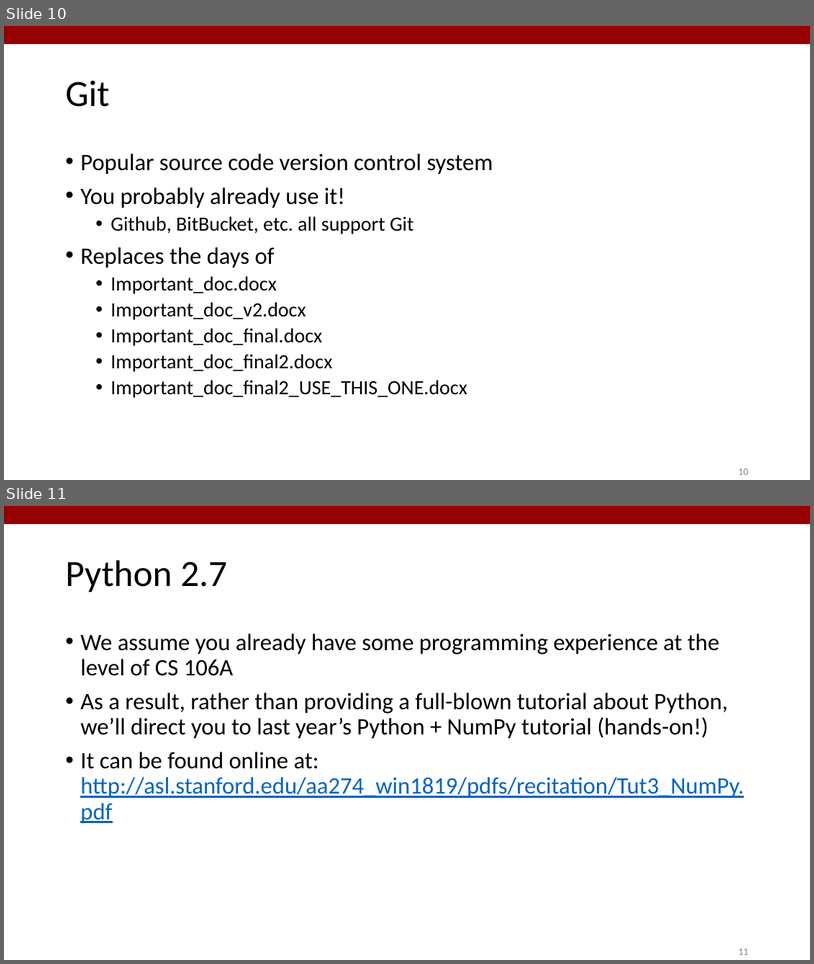
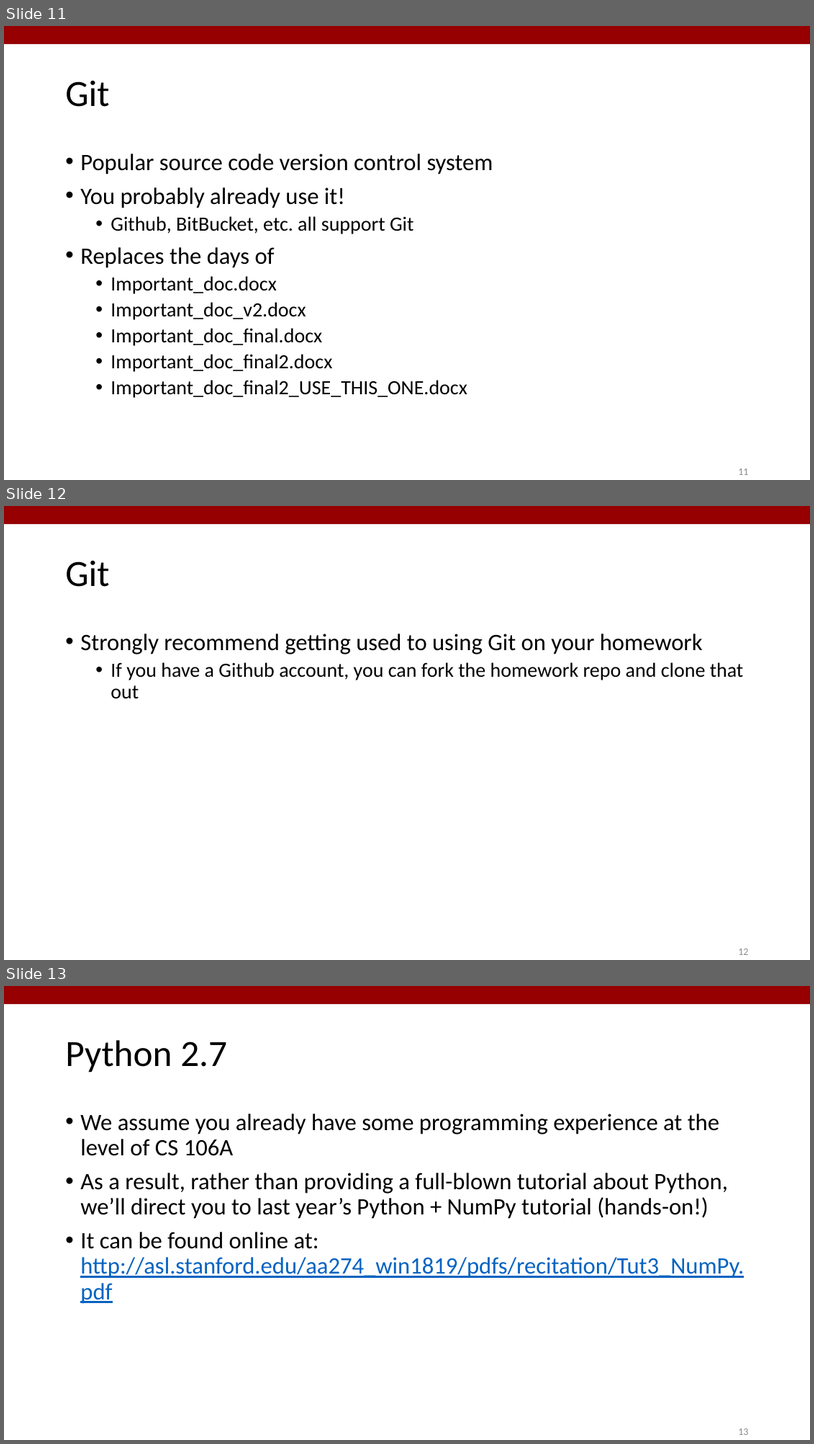
Before and after one commit to StanfordASL/AA274_SECTION, a slide deck: s1/slides/s1.pptx. Shown one above the other, each under a label of ours: slides 10 and 11 before the commit, slides 11, 12 and 13 after it. The pictures are 814x964 and 814x1444 pixels, drawn with LibreOffice and Linux fonts; fonts in the diff are those of the drawing. Boxes give left, top, right and bottom in pixels: in the first picture for what was removed or moved away, otherwise in the second. Text is boxed around its words. In the diff, an @@ line names an element or a change of style, - is before the commit and + after.

```diff
--- a/s1/slides/s1.pptx
+++ b/s1/slides/s1.pptx
@@ slide 12 added at box(4, 506, 810, 960), background #FFFFFF; not listed: 1 template element that a slide beside it also shows @@
@@ title added at box(65, 560, 109, 587), 44 pt, text #000000 @@
+Git
@@ text added at box(80, 633, 744, 699), 24 pt, text #000000 @@
+• Strongly recommend getting used to using Git on your homework
+  • If you have a Github account, you can fork the homework repo and clone that out
@@ page number added at box(738, 948, 748, 955), 12 pt, text #8C8C8C @@
+12
@@ what was slide 10 is now slide 11 @@
@@ page number at box(738, 468, 748, 475): text changed @@
-10
+11
@@ what was slide 11 is now slide 13 @@
@@ page number at box(738, 1428, 748, 1435): text changed @@
-11
+13
```
Also in this commit, not shown: 3 slides changed, 3 other slides added, 13 other files.
